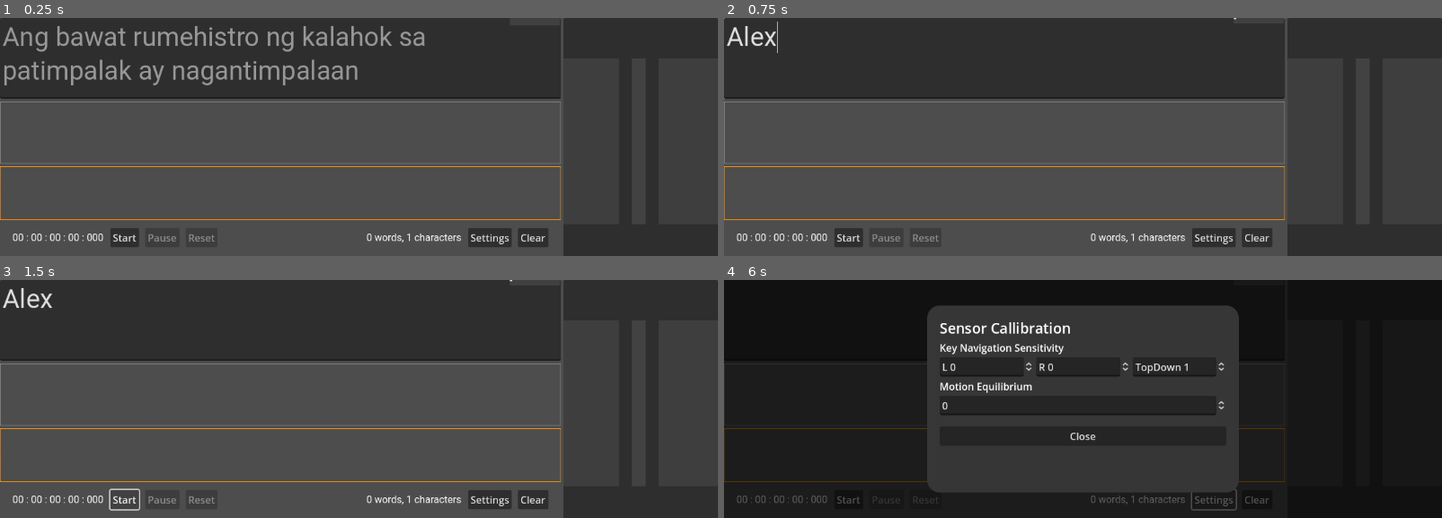
Above: before the commit, frames 1-4 (two rows, left to right).
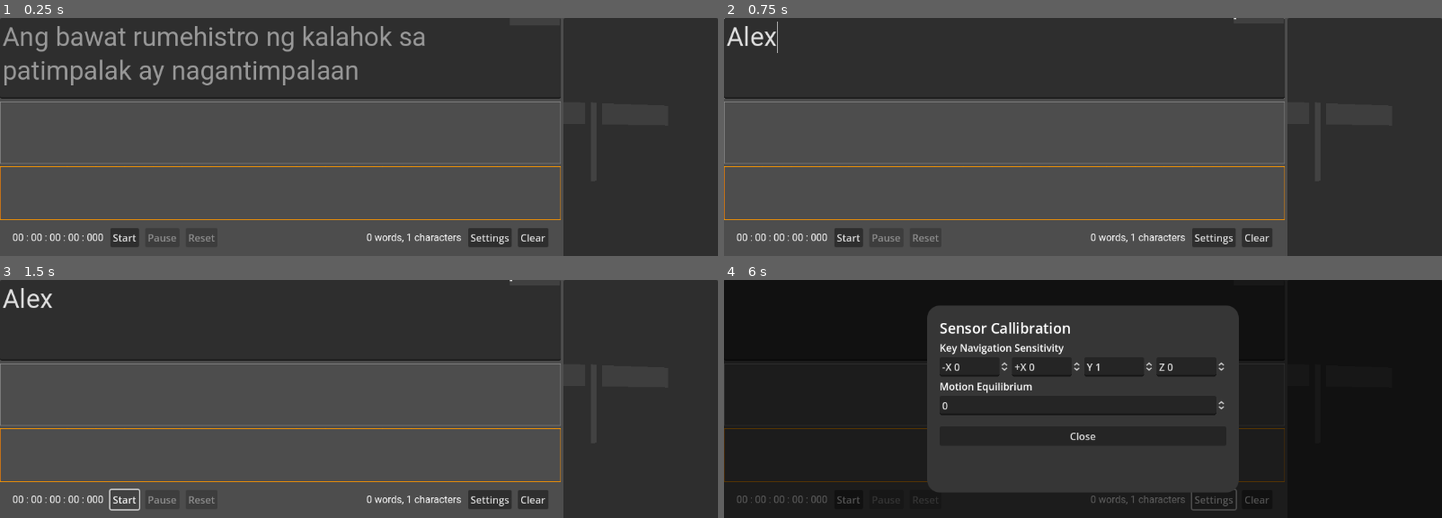
Above: after the commit, the same moments.

Repository: mjsolidarios/sulaisip
Game: Godot game, scene res://Main.tscn
The game is run twice, just before and just after one commit, with the same random seed, the same clock (stepped at 60 frames per second) and the same inputs.
Inputs (mouse positions are in pixels of both pictures, inside the frame that each line leads up to):
- Up to frame 1 (0.25 s): no input
- Up to frame 2 (0.75 s): click (1004, 58) at 0.52 s; type "Alex" at 0.6 s
- Up to frame 3 (1.5 s): click "Start" at 1.25 s
- Up to frame 4 (6 s): click "Start" at 2 s; click "Clear" at 2.75 s; click "Clear" at 3.5 s; click "Start" at 4.25 s; click "Clear" at 5 s; click "Settings" at 5.75 s

The runs differ from the first frame. In frame 4, 0.4% of the frame differs, in the area x 30-65%, y 34-41%.
Error before the commit: Attempt to call function 'get_as_text' in base 'null instance' on a null instance. (res://Main.gd:198)
Error after the commit: Attempt to call function 'get_as_text' in base 'null instance' on a null instance. (res://Main.gd:203)

Commit message:
Top and buttom nav switch fix

Diff:
--- a/app/Main.gd
+++ b/app/Main.gd
@@ -51,6 +51,7 @@
 var nav_left_sensitivity: SpinBox
 var nav_right_sensitivity: SpinBox
 var nav_top_down_sensitivity: SpinBox
+var nav_z_sensitivity: SpinBox
 var mental_command_sensitivity: SpinBox
 
 func _array_to_string(arr: Array) -> String:
@@ -178,6 +179,9 @@
 func switch_direction(mode:String="neutral"):
 	active_direction = mode
 
+func switch_group(mode:String="top"):
+	active_group=mode
+
 func _ready():
 
 	_wsclient.connect_to_url(websocket_url)
@@ -190,6 +194,7 @@
 	nav_right_sensitivity = $PanelSettings/Panel/MarginContainer/VBoxContainer/HBoxContainer/SpinBoxNavR
 	mental_command_sensitivity = $PanelSettings/Panel/MarginContainer/VBoxContainer/SpinBoxMentalCom
 	nav_top_down_sensitivity = $PanelSettings/Panel/MarginContainer/VBoxContainer/HBoxContainer/SpinBoxNavTD
+	nav_z_sensitivity = $PanelSettings/Panel/MarginContainer/VBoxContainer/HBoxContainer/SpinBoxNavZ
 
 	$PanelSettings.visible = false
 
@@ -434,7 +439,7 @@
 	var correction = stable_location.value
 
 	gyro = Vector3(gX, gY, gZ)
-	acce = Vector3(aX-correction, aY-correction, aZ)
+	acce = Vector3(aX-correction, aY-correction-nav_z_sensitivity.value, aZ)
 	mag = Vector3(mX, mY, mZ)
 
 	if smile == 100:
@@ -464,10 +469,10 @@
 #	var pitch = atan2(gX, -gZ)
 #	yaw = yaw * 0.98 + roll * 0.02
 
-	if rollupdown > nav_top_down_sensitivity.value * 100:
-		active_group = "bottom"
-	else:
-		active_group = "top"
+#	if rollupdown > nav_top_down_sensitivity.value * 100:
+#		active_group = "bottom"
+#	else:
+#		active_group = "top"
 
 #	if !(yaw + threshhold == last_rotation + threshhold):
 	if active_direction != "neutral":
@@ -615,3 +620,11 @@
 func _on_button_settings_2_pressed():
 	$HBoxContainer/VBoxContainer/TextEdit.text = " "
 	_predict_next_character()
+
+
+func _on_area_3d_top_area_entered(area):
+	switch_group("top")
+
+
+func _on_area_3d_bottom_area_entered(area):
+	switch_group("bottom")
--- a/app/Main.tscn
+++ b/app/Main.tscn
@@ -57,7 +57,7 @@
 radial_segments = 16
 
 [sub_resource type="BoxShape3D" id="BoxShape3D_a2wy7"]
-size = Vector3(1.03425, 1, 2.25153)
+size = Vector3(1.03425, 0.269377, 2.22744)
 
 [sub_resource type="StandardMaterial3D" id="StandardMaterial3D_e5adu"]
 shading_mode = 0
@@ -74,7 +74,10 @@
 material = SubResource("StandardMaterial3D_uae3n")
 
 [sub_resource type="BoxShape3D" id="BoxShape3D_ck8d3"]
-size = Vector3(0.0849832, 1, 2.25153)
+size = Vector3(0.0849832, 0.49534, 2.21012)
+
+[sub_resource type="BoxShape3D" id="BoxShape3D_3ctc4"]
+size = Vector3(0.668134, 0.125607, 0.743148)
 
 [sub_resource type="StyleBoxFlat" id="StyleBoxFlat_8vbwy"]
 bg_color = Color(0, 0, 0, 0.627451)
@@ -276,9 +279,14 @@
 [node name="Camera3D" type="Camera3D" parent="HBoxContainer/Panel/SubViewportContainer/SubViewport/Node3D"]
 transform = Transform3D(-1, 0, -8.74228e-08, 0, 1, 0, 8.74228e-08, 0, -1, -0.01, 0, -5.275)
 v_offset = 0.825
-projection = 1
+fov = 83.5
+size = 1.5
+
+[node name="Camera3D2" type="Camera3D" parent="HBoxContainer/Panel/SubViewportContainer/SubViewport/Node3D"]
+transform = Transform3D(-0.848824, 0, 0.528675, 0, 1, 0, -0.528675, 0, -0.848824, 3.776, 0, -5.275)
+v_offset = 0.825
 current = true
-fov = 83.5
+fov = 22.1
 size = 1.5
 
 [node name="MeshInstance3D" type="MeshInstance3D" parent="HBoxContainer/Panel/SubViewportContainer/SubViewport/Node3D"]
@@ -330,19 +338,26 @@
 transform = Transform3D(1, 0, 0, 0, 1, -3.55271e-15, 0, 3.55271e-15, 1, 0, 2, -1.42109e-14)
 mesh = SubResource("7")
 
-[node name="Top" type="MeshInstance3D" parent="HBoxContainer/Panel/SubViewportContainer/SubViewport/Node3D/Arrows/NorthArrow"]
-transform = Transform3D(1, 0, 0, 0, 1, 0, 0, 0, 1, 0, 5, 0)
+[node name="PointerArea" type="Area3D" parent="HBoxContainer/Panel/SubViewportContainer/SubViewport/Node3D/Arrows/NorthArrow"]
+
+[node name="Top" type="MeshInstance3D" parent="HBoxContainer/Panel/SubViewportContainer/SubViewport/Node3D/Arrows/NorthArrow/PointerArea"]
+transform = Transform3D(1, 0, 0, 0, 1, -3.55271e-15, 0, 3.55271e-15, 1, 0, 5, 2.84217e-14)
 mesh = SubResource("9")
+skeleton = NodePath("../..")
+
+[node name="CollisionShape3D" type="CollisionShape3D" parent="HBoxContainer/Panel/SubViewportContainer/SubViewport/Node3D/Arrows/NorthArrow/PointerArea"]
+transform = Transform3D(1, 0, 0, 0, 1, -2.84217e-14, 0, 2.84217e-14, 1, 0, 6.08522, -2.15696e-07)
+shape = SubResource("BoxShape3D_cragl")
 
 [node name="Area3DRight" type="Area3D" parent="HBoxContainer/Panel/SubViewportContainer/SubViewport/Node3D"]
 transform = Transform3D(1, 0, 0, 0, 1, 0, 0, 0, 1, 0, 0.83239, 0)
 
 [node name="CollisionShape3D2" type="CollisionShape3D" parent="HBoxContainer/Panel/SubViewportContainer/SubViewport/Node3D/Area3DRight"]
-transform = Transform3D(1, 0, 0, 0, 1, 0, 0, 0, 1, -0.637311, 0, 0.84819)
+transform = Transform3D(1, 0, 0, 0, 1, 0, 0, 0, 1, -0.637311, 0.352006, 0.84819)
 shape = SubResource("BoxShape3D_a2wy7")
 
 [node name="MeshInstance3D2" type="MeshInstance3D" parent="HBoxContainer/Panel/SubViewportContainer/SubViewport/Node3D/Area3DRight"]
-transform = Transform3D(1.0323, 0, 0, 0, -1, 8.74228e-08, 0, -8.74228e-08, -1, -0.636432, 0, 1.92264)
+transform = Transform3D(1.0323, 0, 0, 0, -0.271833, 8.74228e-08, 0, -2.37644e-08, -1, -0.636432, 0.360497, 1.92264)
 mesh = SubResource("QuadMesh_inoid")
 skeleton = NodePath("../../Area3DCenter")
 
@@ -350,11 +365,11 @@
 transform = Transform3D(1, 0, 0, 0, 1, 0, 0, 0, 1, 0, 0.83239, 0)
 
 [node name="CollisionShape3D2" type="CollisionShape3D" parent="HBoxContainer/Panel/SubViewportContainer/SubViewport/Node3D/Area3DLeft"]
-transform = Transform3D(1, 0, 0, 0, 1, 0, 0, 0, 1, 0.638686, 0, 0.84819)
+transform = Transform3D(1, 0, 0, 0, 1, 0, 0, 0, 1, 0.638686, 0.352006, 0.84819)
 shape = SubResource("BoxShape3D_a2wy7")
 
 [node name="MeshInstance3D" type="MeshInstance3D" parent="HBoxContainer/Panel/SubViewportContainer/SubViewport/Node3D/Area3DLeft"]
-transform = Transform3D(1.04328, 0, 0, 0, -1, 8.74228e-08, 0, -8.74228e-08, -1, 0.642008, 0, 1.92264)
+transform = Transform3D(1.04328, 0, 0, 0, -0.271833, 8.74228e-08, 0, -2.37644e-08, -1, 0.642008, 0.360497, 1.92264)
 mesh = SubResource("QuadMesh_inoid")
 
 [node name="Area3DCenter" type="Area3D" parent="HBoxContainer/Panel/SubViewportContainer/SubViewport/Node3D"]
@@ -366,8 +381,22 @@
 skeleton = NodePath("../../Area3DRight")
 
 [node name="CollisionShape3D2" type="CollisionShape3D" parent="HBoxContainer/Panel/SubViewportContainer/SubViewport/Node3D/Area3DCenter"]
-transform = Transform3D(1, 0, 0, 0, 1, 0, 0, 0, 1, 0.00122172, 0, 0.84819)
+transform = Transform3D(1, 0, 0, 0, 1, 0, 0, 0, 1, 0.00122172, 0.285727, 0.84819)
 shape = SubResource("BoxShape3D_ck8d3")
+
+[node name="Area3DTop" type="Area3D" parent="HBoxContainer/Panel/SubViewportContainer/SubViewport/Node3D"]
+transform = Transform3D(1, 0, 0, 0, 1, 0, 0, 0, 1, 0, 0.83239, -0.952748)
+
+[node name="CollisionShape3D2" type="CollisionShape3D" parent="HBoxContainer/Panel/SubViewportContainer/SubViewport/Node3D/Area3DTop"]
+transform = Transform3D(1, 0, 0, 0, 1, 0, 0, 0, 1, 0.00122172, -0.44697, 0.84819)
+shape = SubResource("BoxShape3D_3ctc4")
+
+[node name="Area3DBottom" type="Area3D" parent="HBoxContainer/Panel/SubViewportContainer/SubViewport/Node3D"]
+transform = Transform3D(1, 0, 0, 0, 1, 0, 0, 0, 1, 0, 0.83239, -0.952748)
+
+[node name="CollisionShape3D2" type="CollisionShape3D" parent="HBoxContainer/Panel/SubViewportContainer/SubViewport/Node3D/Area3DBottom"]
+transform = Transform3D(1, 0, 0, 0, 1, 0, 0, 0, 1, 0.00122172, -1.06313, 0.84819)
+shape = SubResource("BoxShape3D_3ctc4")
 
 [node name="HTTPRequest" type="HTTPRequest" parent="."]
 
@@ -378,6 +407,7 @@
 one_shot = true
 
 [node name="PanelSettings" type="Panel" parent="."]
+visible = false
 custom_minimum_size = Vector2(500, 0)
 layout_mode = 1
 anchors_preset = 15
@@ -429,7 +459,7 @@
 
 [node name="HBoxContainer" type="GridContainer" parent="PanelSettings/Panel/MarginContainer/VBoxContainer"]
 layout_mode = 2
-columns = 3
+columns = 4
 
 [node name="SpinBoxNavL" type="SpinBox" parent="PanelSettings/Panel/MarginContainer/VBoxContainer/HBoxContainer"]
 layout_mode = 2
@@ -437,7 +467,7 @@
 min_value = -1.0
 max_value = 1.0
 step = 0.01
-prefix = "L"
+prefix = "-X"
 
 [node name="SpinBoxNavR" type="SpinBox" parent="PanelSettings/Panel/MarginContainer/VBoxContainer/HBoxContainer"]
 layout_mode = 2
@@ -445,16 +475,24 @@
 min_value = -1.0
 max_value = 1.0
 step = 0.01
-prefix = "R"
+prefix = "+X"
 
 [node name="SpinBoxNavTD" type="SpinBox" parent="PanelSettings/Panel/MarginContainer/VBoxContainer/HBoxContainer"]
+layout_mode = 2
+size_flags_horizontal = 3
+min_value = -10.0
+max_value = 10.0
+step = 0.1
+value = 1.0
+prefix = "Y"
+
+[node name="SpinBoxNavZ" type="SpinBox" parent="PanelSettings/Panel/MarginContainer/VBoxContainer/HBoxContainer"]
 layout_mode = 2
 size_flags_horizontal = 3
 min_value = -1.0
 max_value = 1.0
 step = 0.1
-value = 1.0
-prefix = "TopDown"
+prefix = "Z"
 
 [node name="Label3" type="Label" parent="PanelSettings/Panel/MarginContainer/VBoxContainer"]
 layout_mode = 2
@@ -496,6 +534,8 @@
 [connection signal="area_entered" from="HBoxContainer/Panel/SubViewportContainer/SubViewport/Node3D/Area3DRight" to="." method="_on_area_3d_1_area_entered"]
 [connection signal="area_entered" from="HBoxContainer/Panel/SubViewportContainer/SubViewport/Node3D/Area3DLeft" to="." method="_on_area_3d_2_area_entered"]
 [connection signal="area_entered" from="HBoxContainer/Panel/SubViewportContainer/SubViewport/Node3D/Area3DCenter" to="." method="_on_area_3d_3_area_entered"]
+[connection signal="area_entered" from="HBoxContainer/Panel/SubViewportContainer/SubViewport/Node3D/Area3DTop" to="." method="_on_area_3d_top_area_entered"]
+[connection signal="area_entered" from="HBoxContainer/Panel/SubViewportContainer/SubViewport/Node3D/Area3DBottom" to="." method="_on_area_3d_bottom_area_entered"]
 [connection signal="request_completed" from="HTTPRequest" to="." method="_on_HTTPRequest_request_completed"]
 [connection signal="timeout" from="Timer" to="." method="_on_Timer_timeout"]
 [connection signal="timeout" from="TimerPressButton" to="." method="_on_TimerPressButton_timeout"]
Not shown: 1 places in app/Main.tscn that only renumber resources
